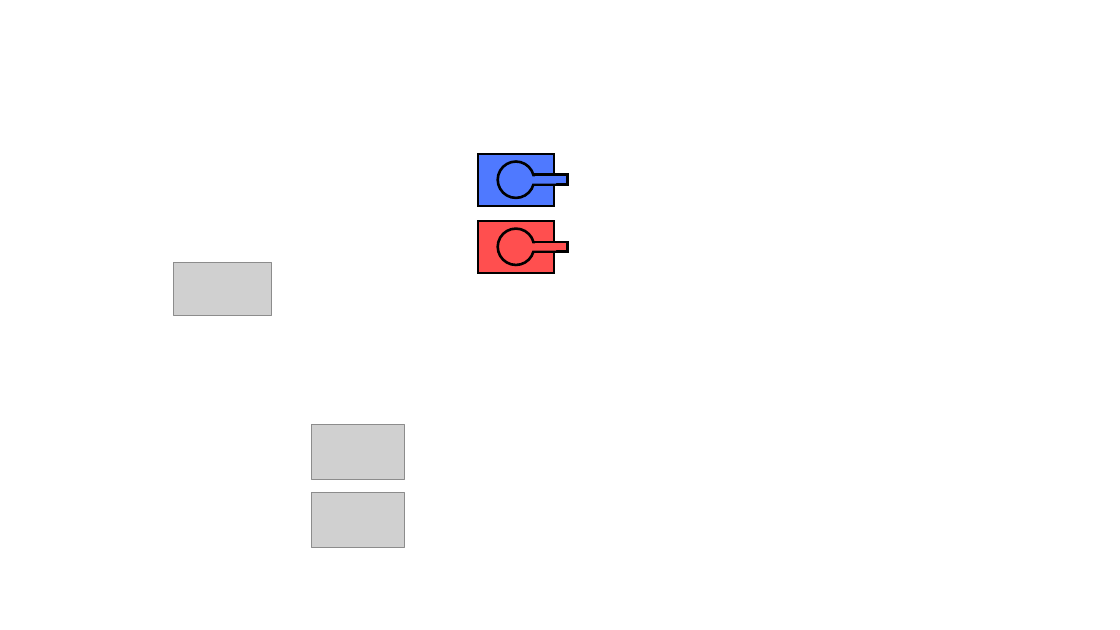
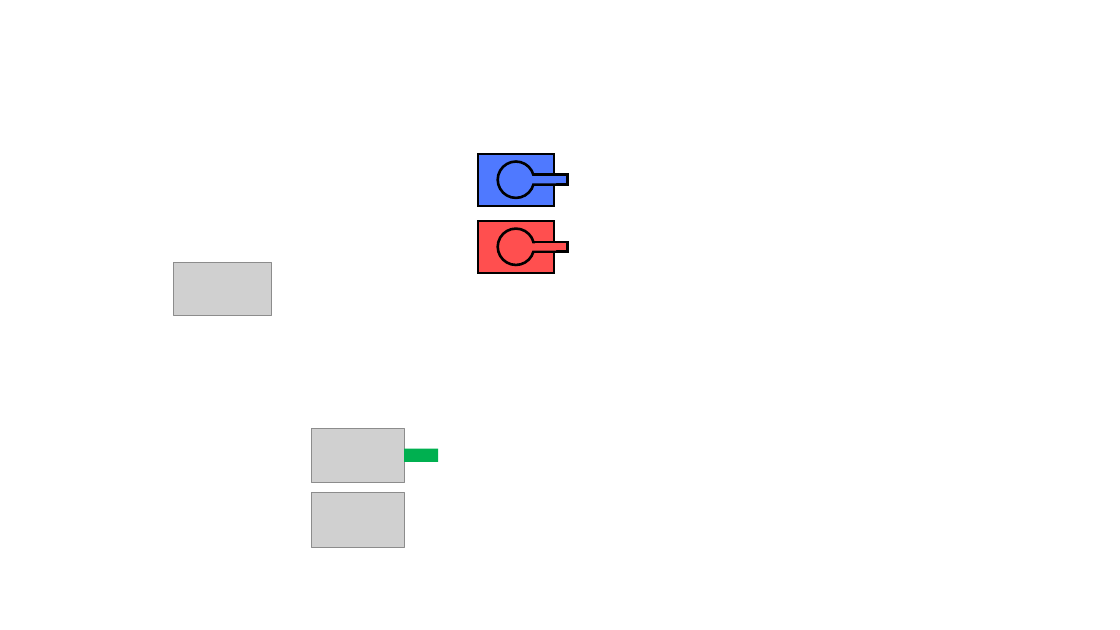
Before and after one commit to wztlei/tank-trouble-android, a slide deck: slide 1 of app/src/Tank Images.pptx. Drawn at 1120x630 pixels with LibreOffice and Linux fonts; fonts in the diff are those of the drawing; grey boxes stand for pictures; background and template pictures are left out. Boxes give left, top, right and bottom in pixels: in the first picture for what was removed or moved away, otherwise in the second. Text is boxed around its words. In the diff, an @@ line names an element or a change of style, - is before the commit and + after.

```diff
--- a/app/src/Tank Images.pptx
+++ b/app/src/Tank Images.pptx
@@ picture: place and size @@
-picture at bbox=[312, 425, 404, 480]
+picture at bbox=[312, 429, 404, 483]
@@ rectangle added at bbox=[404, 449, 438, 462], fill #00B050 @@
```
Also in this commit, not shown: 2 slides added, 2 slides removed, 11 other files.
